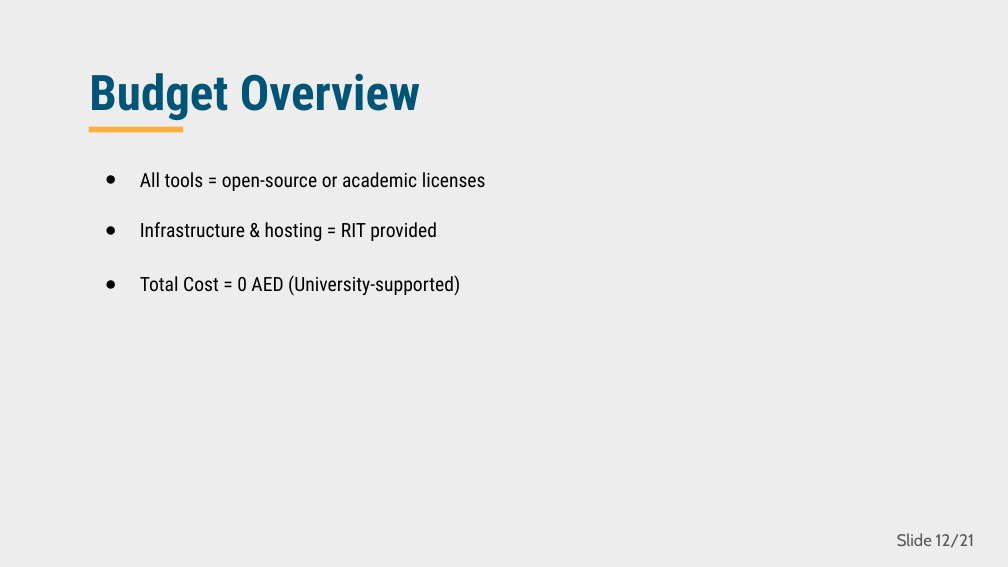
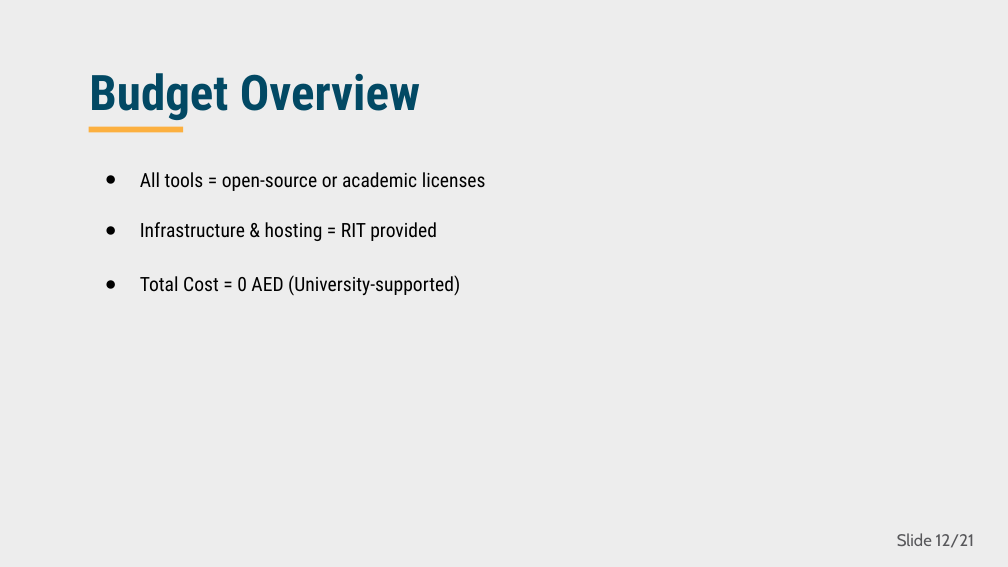
Before and after one commit to JeedaKotob/courseGenie, a slide deck: slide 12 of Deliverable3/Deliverable2_PPT_CourseGenie+.pptx. Drawn at 1008x567 pixels with LibreOffice and Linux fonts; fonts in the diff are those of the drawing. Boxes give left, top, right and bottom in pixels: in the first picture for what was removed or moved away, otherwise in the second. Text is boxed around its words. In the diff, an @@ line names an element or a change of style, - is before the commit and + after.

```diff
--- a/Deliverable3/Deliverable2_PPT_CourseGenie+.pptx
+++ b/Deliverable3/Deliverable2_PPT_CourseGenie+.pptx
@@ title "Budget Overview" at bbox=[89, 73, 420, 120]: text colour #005475 to #024964 @@
```
Also in this commit, not shown: 14 other slides changed, 22 other files.
